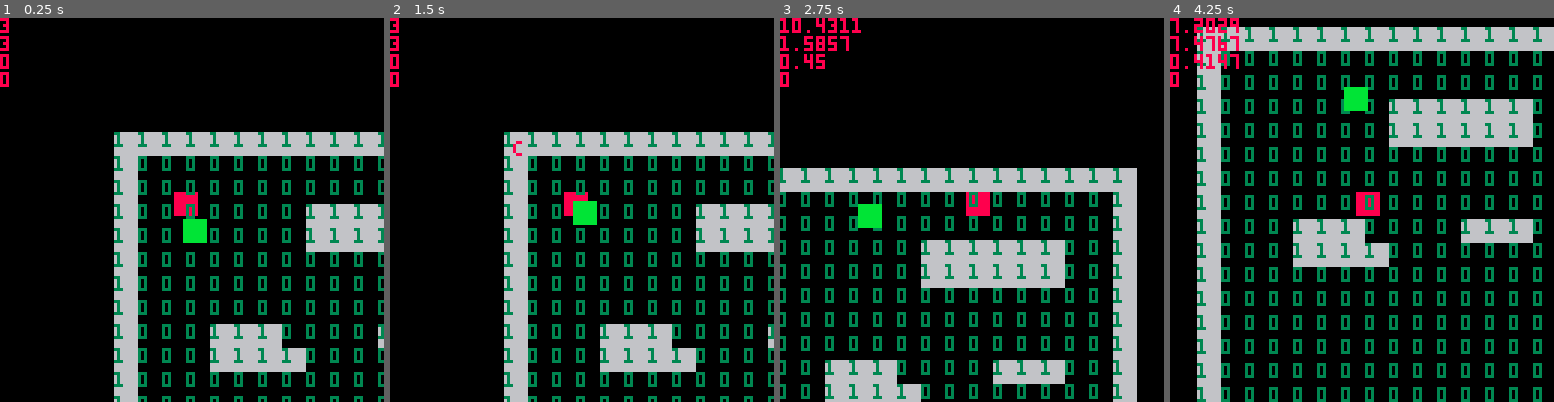
Above: before the commit, frames 1-4 (left to right).
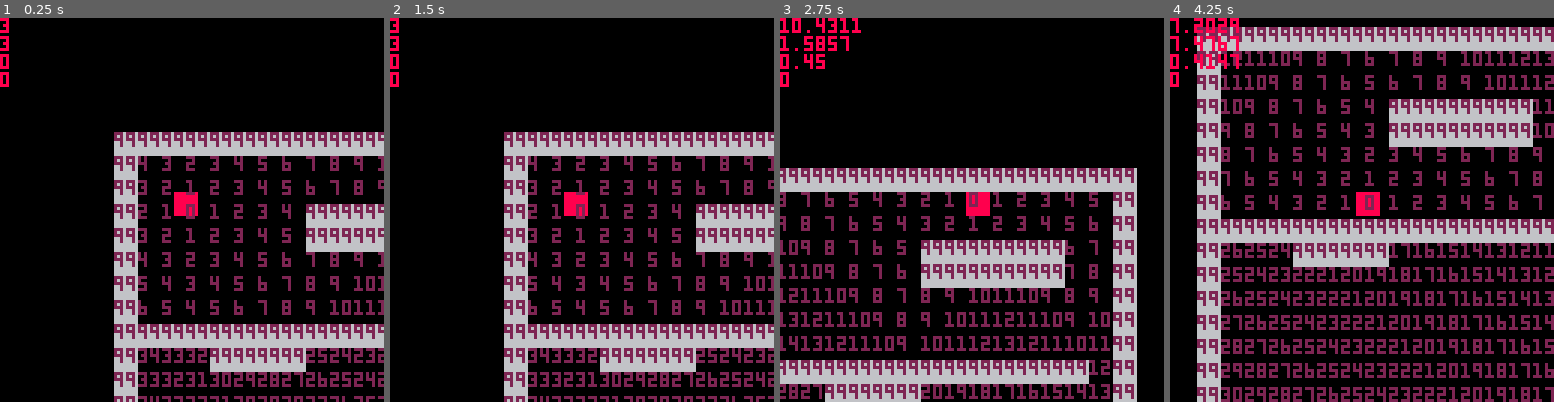
Above: after the commit, the same moments.

Repository: TripleADC/ZombiePico8
Game: PICO-8 cartridge zom8.p8
Two runs of this game, one before a commit and one after it. Both use one fixed random seed, a clock stepped at 60 frames per second and the inputs below.
Inputs:
- Up to frame 1 (0.25 s): no input
- Up to frame 2 (1.5 s): no input
- Up to frame 3 (2.75 s): hold Right 1.6-2.1 s; hold Up 2.15-2.42 s; hold Right from 2.47 s (still down)
- Up to frame 4 (4.25 s): release Right at 3.03 s; hold Left 3.08-3.58 s; hold Down 3.63-3.97 s; hold Right from 4.02 s (still down)

The runs differ from the first frame. In frame 1, 17% of the frame differs, in the area x 29-100%, y 29-100%; in frame 2, 17%; in frame 3, 20%; in frame 4, 32%, in the area x 7-100%, y 2-100%.

Commit message:
Added Djikstra Map

Diff:
--- a/zom8.p8
+++ b/zom8.p8
@@ -14,7 +14,6 @@
 
     --enemies init
     zombies={}
-    make_zombie(4,5)
 
     --map init
     m=make_map()
@@ -51,6 +50,10 @@
 function _update()
     p:control()
     p:update()
+
+    -- map
+    m=make_map()
+    distmap()
 
     cam:update(p.x, p.y)
 
@@ -202,6 +205,13 @@
 
 -->8
 -- map
+key_direction = {
+  [0] = {x = -1, y = 0},
+  [1] = {x = 1, y = 0},
+  [2] = {x = 0, y = -1},
+  [3] = {x = 0, y = 1}
+}
+
 function make_map()
     m={}
     for j=0, map_height do
@@ -209,7 +219,7 @@
         m[j]={}
         for i=0, map_width do
             if solid(i, j) then
-                m[j][i]=1
+                m[j][i]=99
             else
                 m[j][i]=0
             end
@@ -223,9 +233,63 @@
     for j=0, map_height do
         -- adding new row
         for i=0, map_width do
-            print(m[j][i],i*8,j*8,3)
+            print(m[j][i],i*8,j*8,2)
         end
     end
+end
+
+function distmap()
+    local queue = {}
+    local toAdd = {}
+
+    -- adding the players x, y to the queue
+    add(queue, {
+        x = flr(p.x),
+        y = flr(p.y)
+    })
+
+   toAdd = goQueue(queue)
+
+   while #toAdd > 0 do
+        toAdd = goQueue(toAdd)
+   end
+
+   m[flr(p.y)][flr(p.x)] = 0
+end
+
+function goQueue(queue)
+     local toAdd = {}
+
+    for t in all(queue) do
+        -- note the distance of the current tile
+        local curr_tile_dist = m[t.y][t.x]
+
+        for i=0, 3 do
+            -- check adjacent tiles in the cardinal directions
+            local d = key_direction[i]
+
+            -- True "position" of tile in m[x][y] looking in every direction
+            local ax = t.x + d.x    -- d.x looks left or right
+            local ay = t.y + d.y    -- d.y looks up or down
+
+            -- if the adjacent tile is passable and hasn't yet been traversed (i.e. distance is 9999)
+            if not solid(ax, ay) and m[ay][ax] == 0 then
+                -- set the distance of the adjacent tile to the current tile's distance + 1
+                m[ay][ax] = curr_tile_dist + 1
+
+                -- and add the adjacent tile to the frontier
+                add(toAdd, {
+                    x = flr(ax),
+                    y = flr(ay)
+                })
+            end
+        end
+
+        -- after all adjacent tiles have been checked, remove the tile from the frontier
+        del(queue, t)
+    end
+
+    return toAdd
 end
 
 -->8
@@ -276,7 +340,7 @@
 0200000000000000000000000000000002000000000000000000000000000000000000000000000000000000000000000000000000000000000000000000000000000000000000000000000000000000000000000000000000000000000000000000000000000000000000000000000000000000000000000000000000000000
 0200000000000000000000000000000002000000000000000000000000000000000000000000000000000000000000000000000000000000000000000000000000000000000000000000000000000000000000000000000000000000000000000000000000000000000000000000000000000000000000000000000000000000
 0200000000000000000000000000000002000000000000000000000000000000000000000000000000000000000000000000000000000000000000000000000000000000000000000000000000000000000000000000000000000000000000000000000000000000000000000000000000000000000000000000000000000000
-0200000002020200000000020202000002000000000000000000000000000000000000000000000000000000000000000000000000000000000000000000000000000000000000000000000000000000000000000000000000000000000000000000000000000000000000000000000000000000000000000000000000000000
+0202020202020202020202020202020002000000000000000000000000000000000000000000000000000000000000000000000000000000000000000000000000000000000000000000000000000000000000000000000000000000000000000000000000000000000000000000000000000000000000000000000000000000
 0200000002020202000000000000000002000000000000000000000000000000000000000000000000000000000000000000000000000000000000000000000000000000000000000000000000000000000000000000000000000000000000000000000000000000000000000000000000000000000000000000000000000000
 0200000000000000000000000000000002000000000000000000000000000000000000000000000000000000000000000000000000000000000000000000000000000000000000000000000000000000000000000000000000000000000000000000000000000000000000000000000000000000000000000000000000000000
 0200000000000000000000000000000002000000000000000000000000000000000000000000000000000000000000000000000000000000000000000000000000000000000000000000000000000000000000000000000000000000000000000000000000000000000000000000000000000000000000000000000000000000
